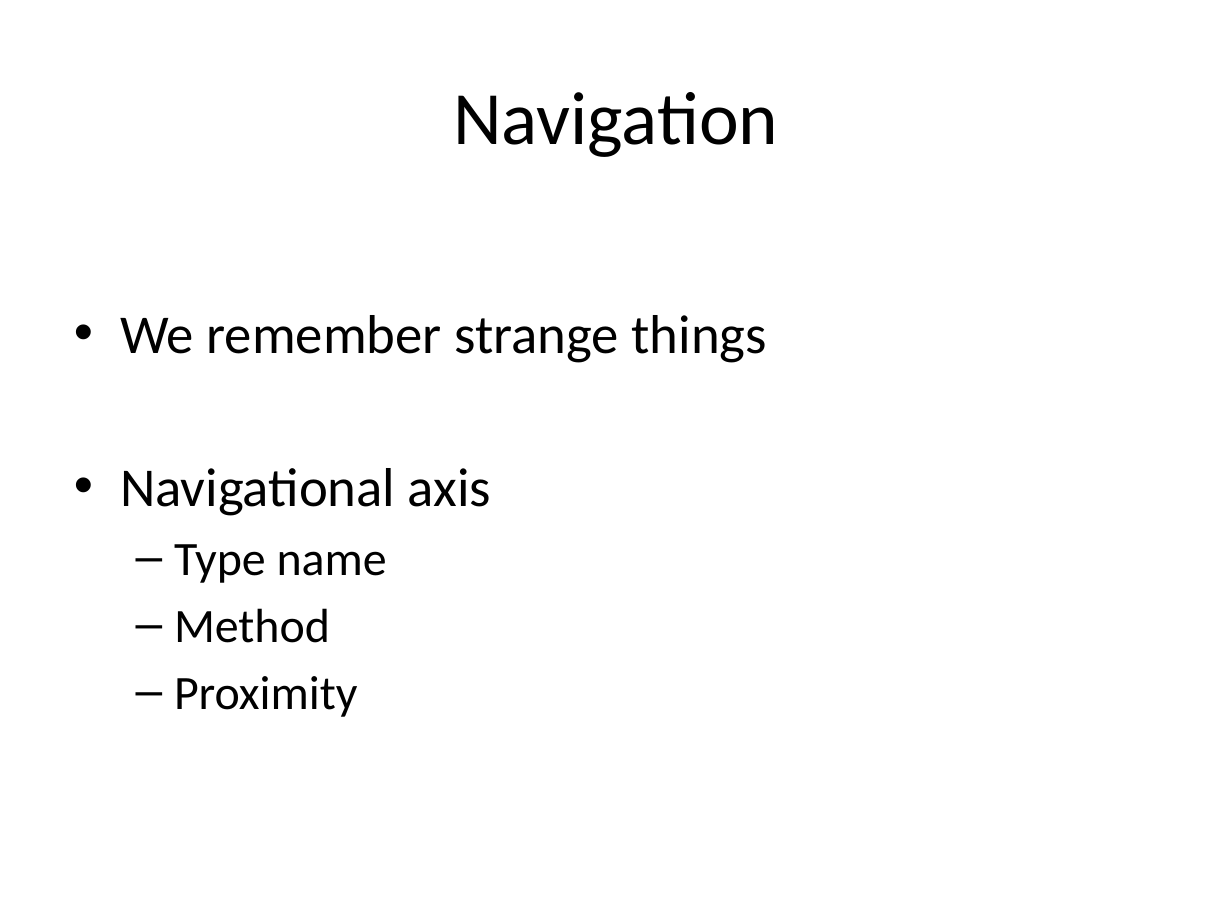
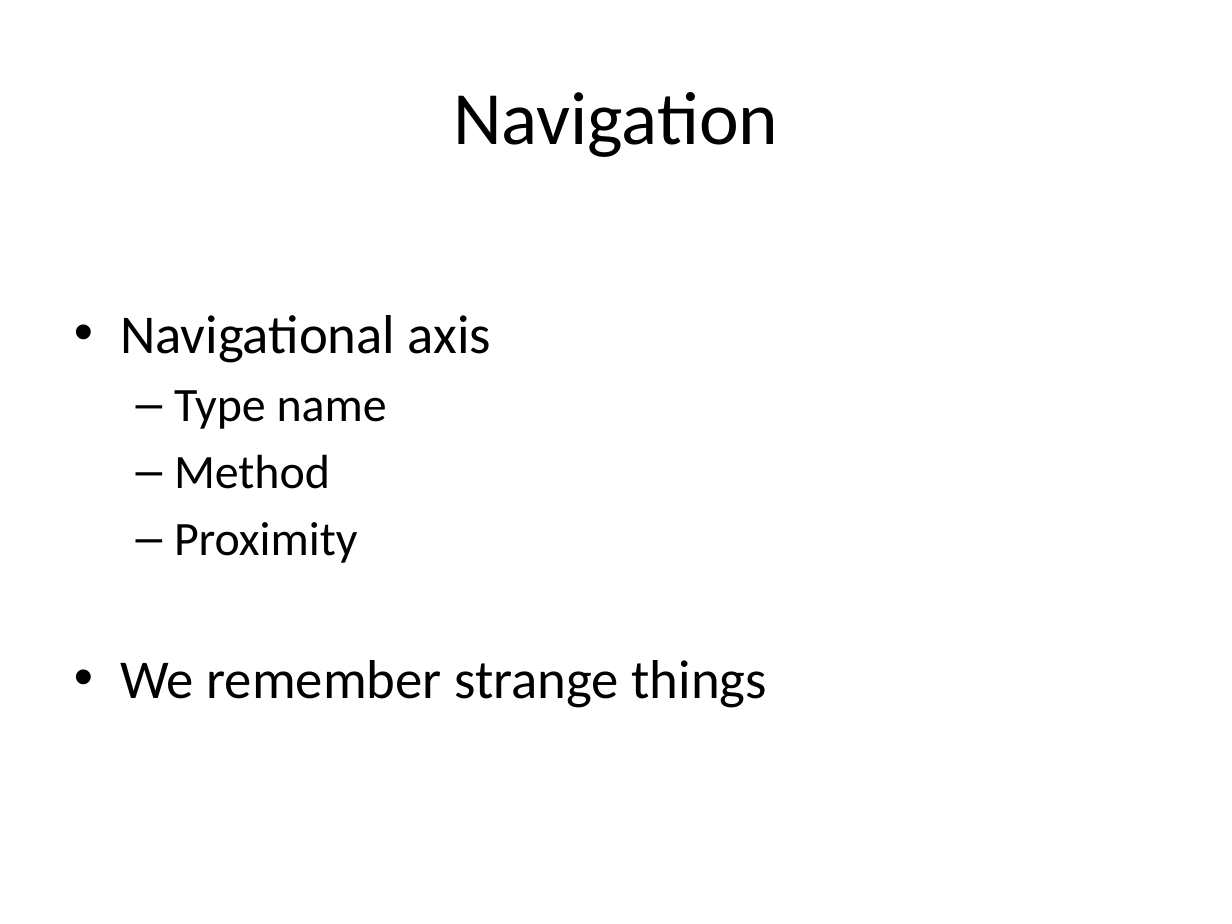
Before and after one commit to rasmuskl/ReSharperCourse, a slide deck: slide 1 of Presentations/2 - Exercises - ReSharper Course.pptx. Drawn at 1232x924 pixels with LibreOffice and Linux fonts; fonts in the diff are those of the drawing. Boxes give left, top, right and bottom in pixels: in the first picture for what was removed or moved away, otherwise in the second. Text is boxed around its words. In the diff, an @@ line names an element or a change of style, - is before the commit and + after.

```diff
--- a/Presentations/2 - Exercises - ReSharper Course.pptx
+++ b/Presentations/2 - Exercises - ReSharper Course.pptx
@@ text at <box>120,315,767,363</box>: paragraph removed @@
-• We remember strange things
@@ text at <box>120,660,767,708</box>: paragraph added @@
+• We remember strange things
```
Also in this commit, not shown: 8 other slides changed, 6 slides added, 1 slide removed, 9 other files.
